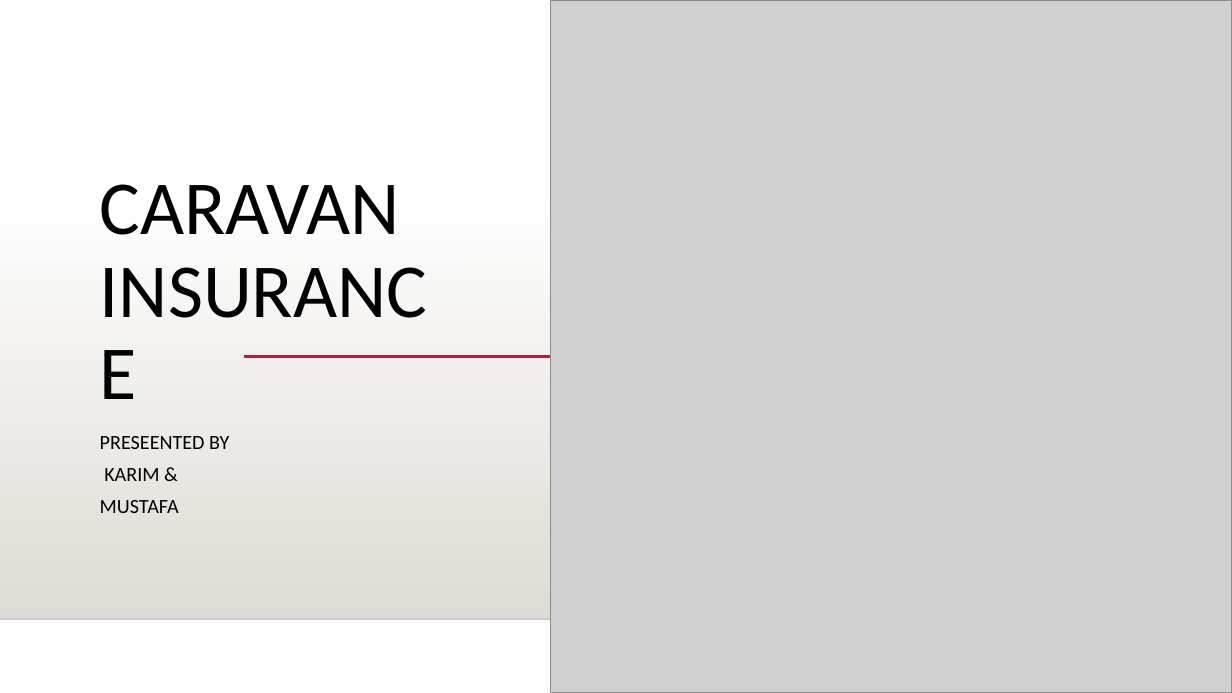
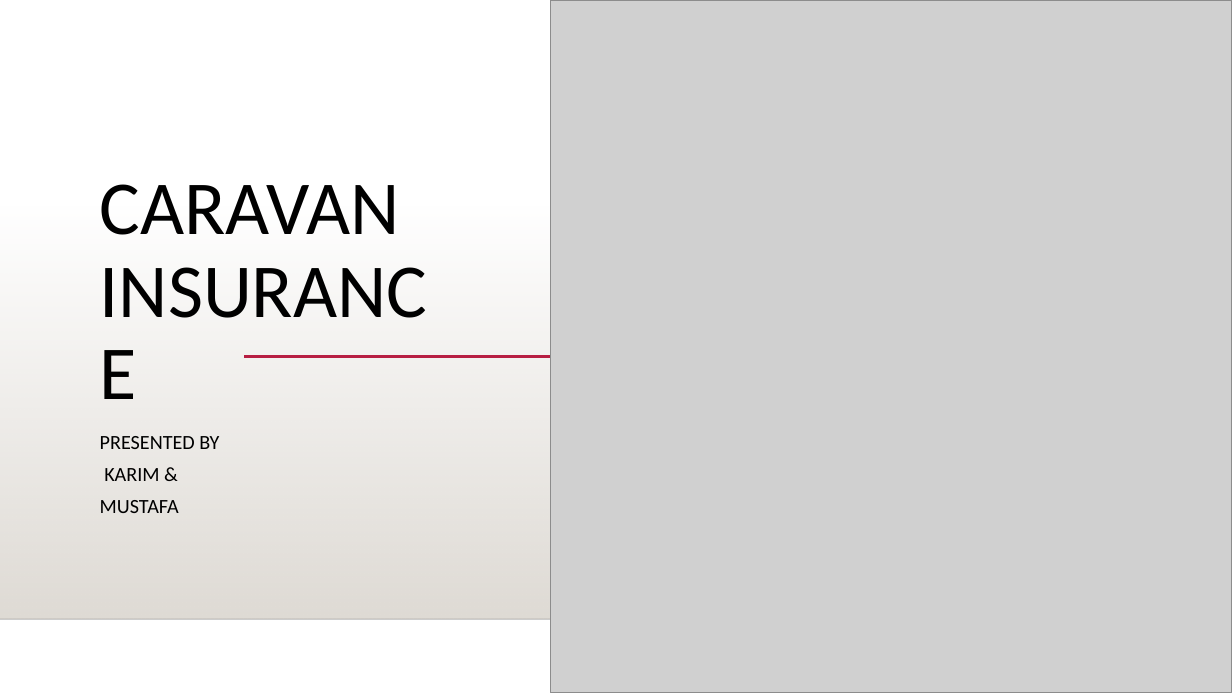
Before and after one commit to karimkhamwani/data-mining, a slide deck: slide 1 of Caravan.pptx. Drawn at 1232x693 pixels with LibreOffice and Linux fonts; fonts in the diff are those of the drawing; grey boxes stand for pictures; background and template pictures are left out. Boxes give left, top, right and bottom in pixels: in the first picture for what was removed or moved away, otherwise in the second. Text is boxed around its words. In the diff, an @@ line names an element or a change of style, - is before the commit and + after.

Commit message:
update ppt

```diff
--- a/Caravan.pptx
+++ b/Caravan.pptx
@@ subtitle at <box>100,436,219,449</box>: text changed @@
-PRESEENTED BY
+PRESENTED BY
```
Also in this commit, not shown: 1 other file.
